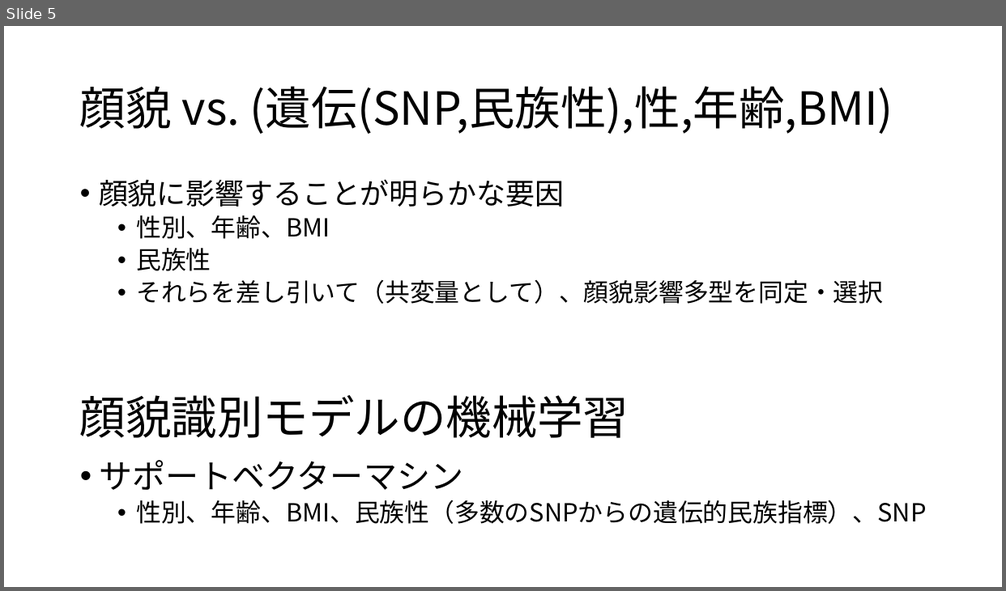
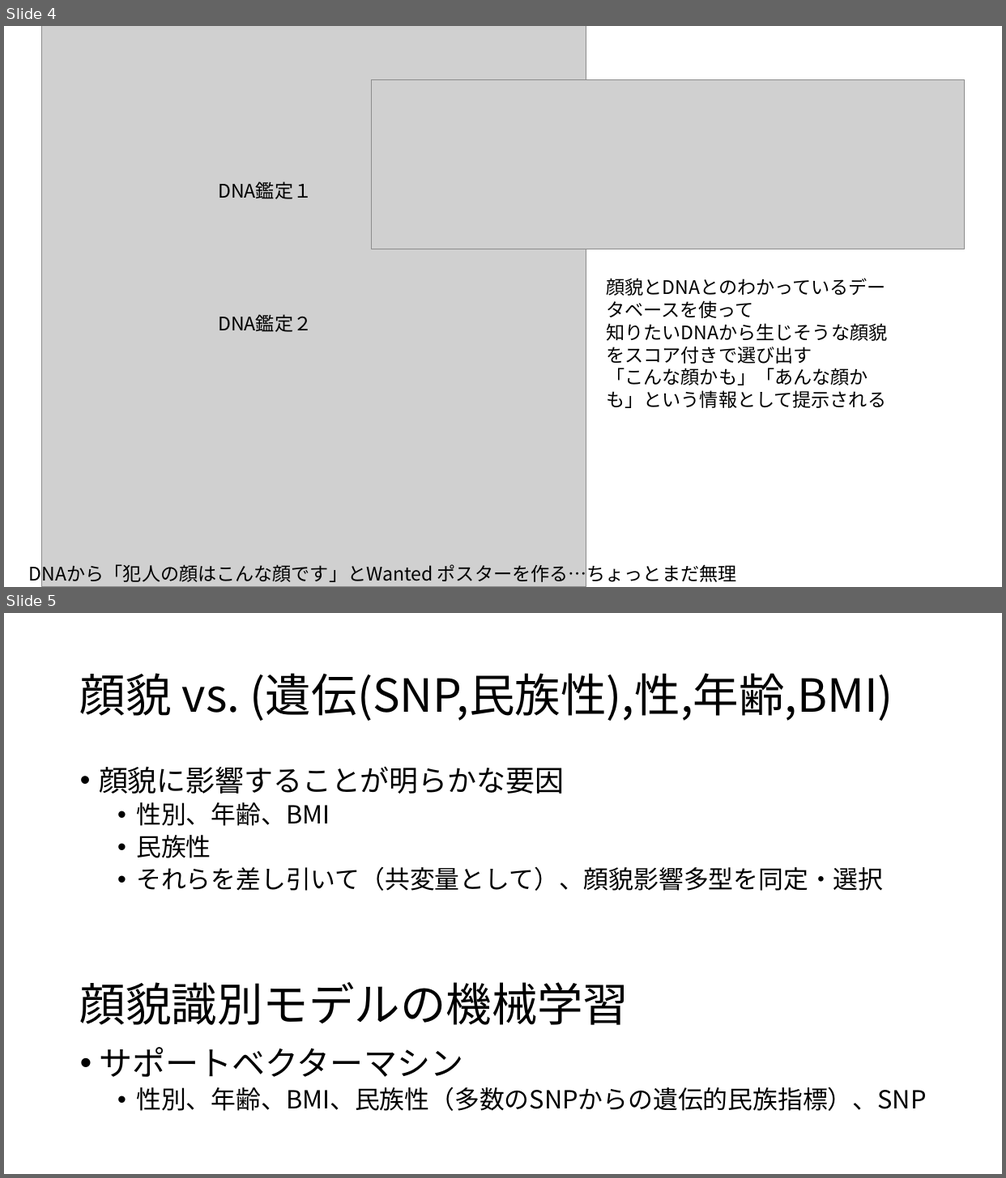
Before and after one commit to ryamada22/atom, a slide deck: Lectures2019/FacialDNA.pptx. Shown one above the other, each under a label of ours: slide 5 before the commit, slides 4 and 5 after it. The pictures are 1006x591 and 1006x1178 pixels, drawn with LibreOffice and Linux fonts; fonts in the diff are those of the drawing; grey boxes stand for pictures. Boxes give left, top, right and bottom in pixels: in the first picture for what was removed or moved away, otherwise in the second. Text is boxed around its words. In the diff, an @@ line names an element or a change of style, - is before the commit and + after.

```diff
--- a/Lectures2019/FacialDNA.pptx
+++ b/Lectures2019/FacialDNA.pptx
@@ slide 4 added at box(4, 26, 1002, 587), background #FFFFFF @@
@@ picture added at box(41, 26, 586, 587) @@
@@ picture added at box(372, 80, 965, 249) @@
@@ text added at box(218, 182, 312, 199), 18 pt, text #000000 @@
+DNA鑑定１
@@ text added at box(606, 278, 887, 408), 18 pt, text #000000 @@
+顔貌とDNAとのわかっているデータベースを使って
+知りたいDNAから生じそうな顔貌をスコア付きで選び出す
+「こんな顔かも」「あんな顔かも」という情報として提示される
@@ text added at box(218, 314, 312, 332), 18 pt, text #000000 @@
+DNA鑑定２
@@ text added at box(29, 562, 737, 586), 18 pt, text #000000 @@
+DNAから「犯人の顔はこんな顔です」とWanted ポスターを作る…ちょっとまだ無理
```
Also in this commit, not shown: 2 slides changed, 2 other slides added, 3 slides removed.
